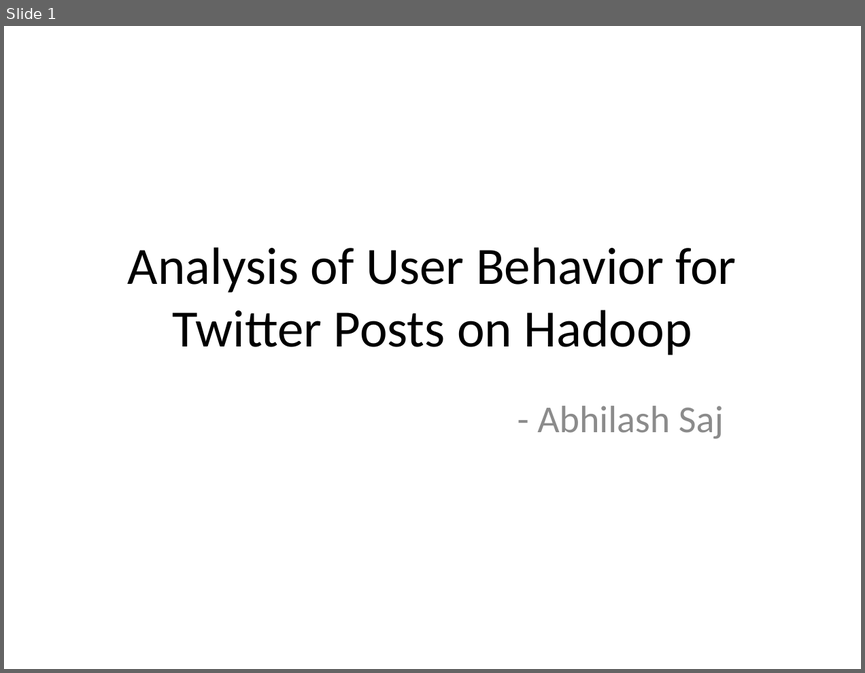
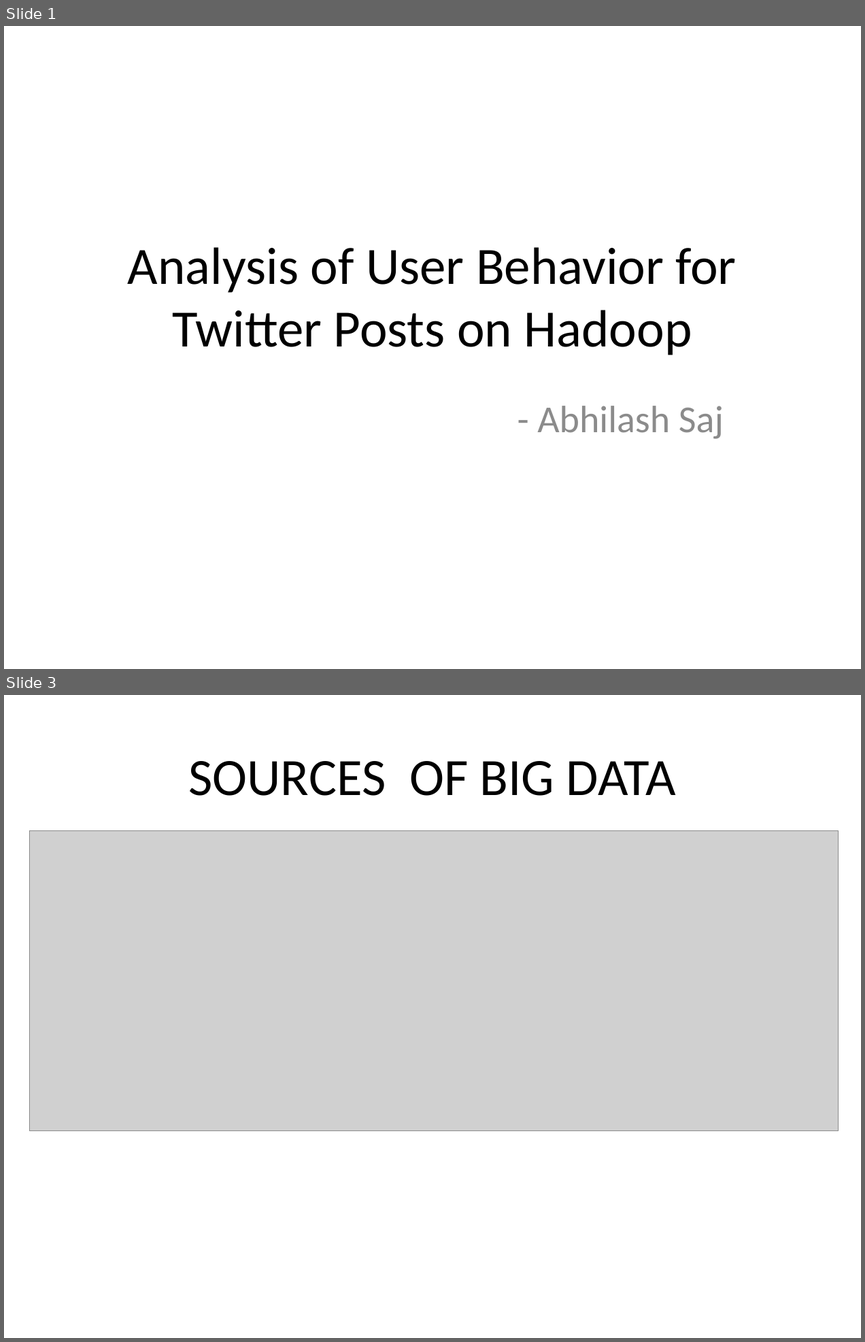
Before and after one commit to abhilashsaj/Big-Data-Analytics-and-Visualization, a slide deck: Paper 1/Paper Presentation.pptx. Shown one above the other, each under a label of ours: slide 1 before the commit, slides 1 and 3 after it; the slides between them are not shown. The pictures are 865x673 and 865x1342 pixels, drawn with LibreOffice and Linux fonts; fonts in the diff are those of the drawing; grey boxes stand for pictures. Boxes give left, top, right and bottom in pixels: in the first picture for what was removed or moved away, otherwise in the second. Text is boxed around its words. In the diff, an @@ line names an element or a change of style, - is before the commit and + after.

```diff
--- a/Paper 1/Paper Presentation.pptx
+++ b/Paper 1/Paper Presentation.pptx
@@ slide 3 added at box(4, 695, 861, 1338), background #FFFFFF @@
@@ title added at box(188, 761, 676, 796), 44 pt, text #000000 @@
+SOURCES OF BIG DATA
@@ picture added at box(30, 830, 838, 1130) @@
```
Also in this commit, not shown: 1 other slide added, 2 other files.
